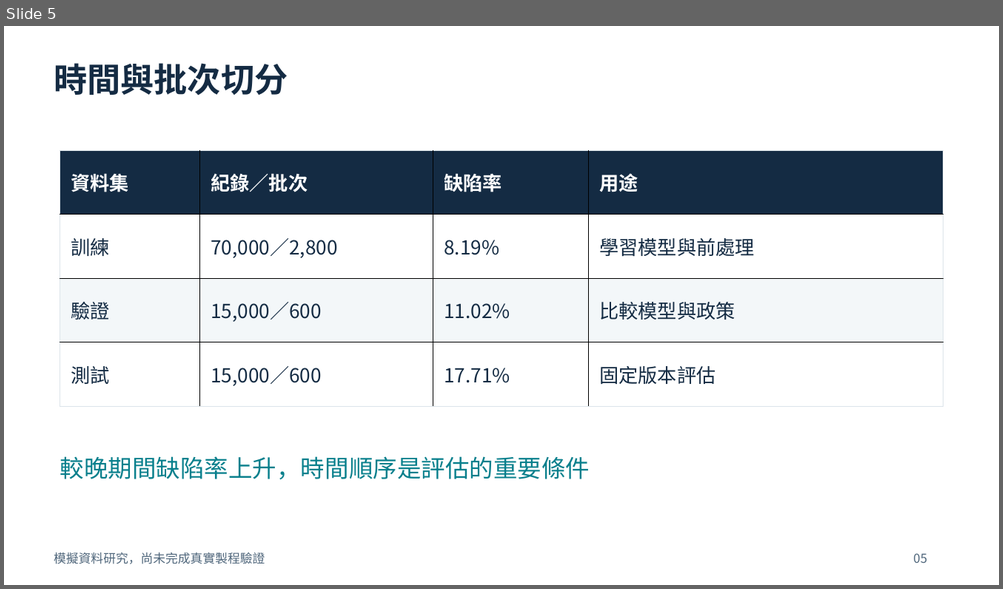
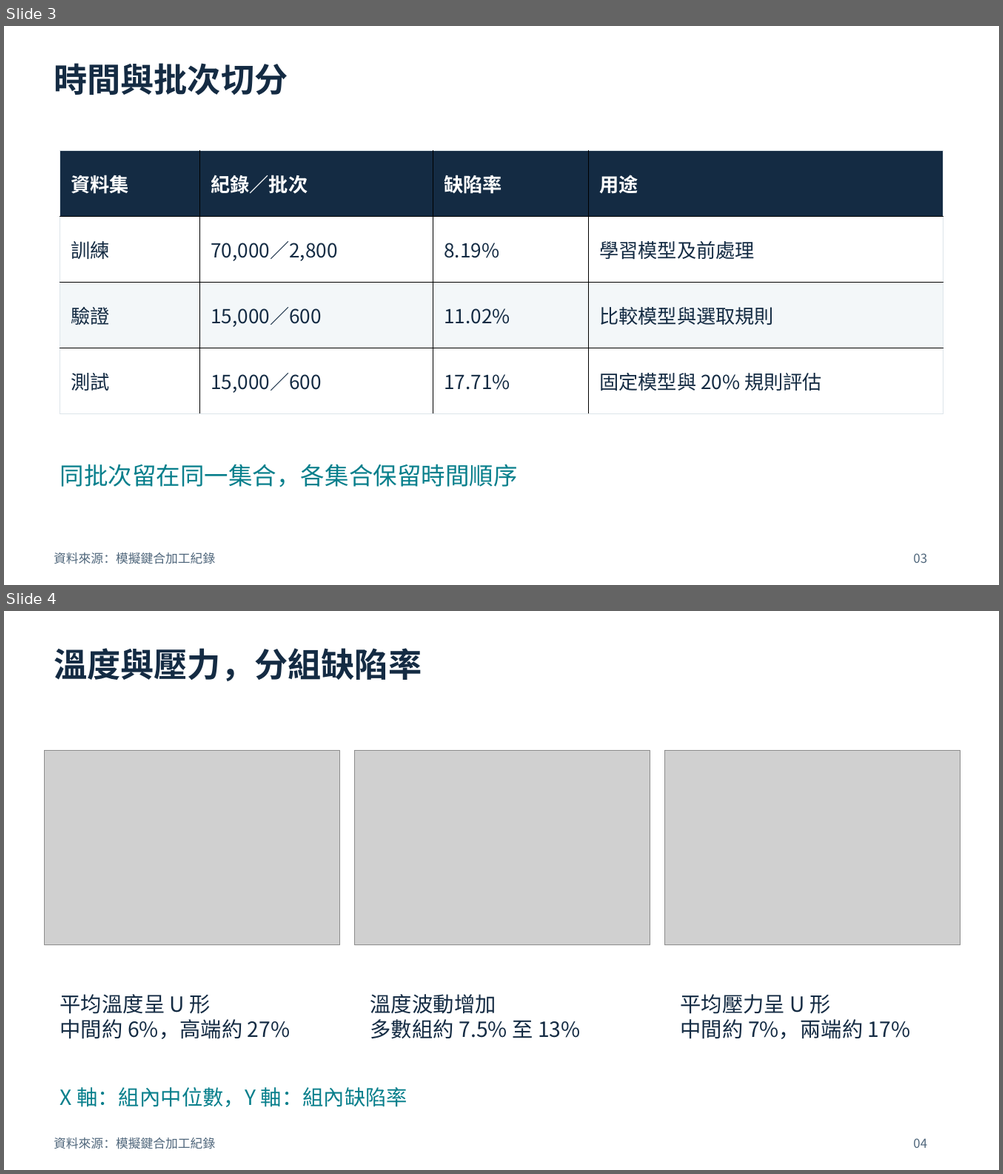
Before and after one commit to chelsietao/soic-bonding-quality-risk-prediction, a slide deck: presentations/SoIC_Process_Engineer_Briefing_ZH.pptx. Shown one above the other, each under a label of ours: slide 5 before the commit, slides 3 and 4 after it. The pictures are 1003x589 and 1003x1174 pixels, drawn with LibreOffice and Linux fonts; fonts in the diff are those of the drawing; grey boxes stand for pictures. Boxes give left, top, right and bottom in pixels: in the first picture for what was removed or moved away, otherwise in the second. Text is boxed around its words. In the diff, an @@ line names an element or a change of style, - is before the commit and + after.

Commit message:
Include every Colab figure and expand concrete analysis in bilingual docs and deck

```diff
--- a/presentations/SoIC_Process_Engineer_Briefing_ZH.pptx
+++ b/presentations/SoIC_Process_Engineer_Briefing_ZH.pptx
@@ slide 4 added at <box>4,611,999,1170</box>, background #FFFFFF @@
@@ text added at <box>54,648,421,681</box>, 32.2 pt, text #142B43, bold @@
+溫度與壓力，分組缺陷率
@@ picture added at <box>44,751,340,945</box> @@
@@ picture added at <box>355,751,650,945</box> @@
@@ picture added at <box>664,751,960,945</box> @@
@@ text added at <box>60,994,290,1039</box>, 20.2 pt, text #142B43 @@
+平均溫度呈 U 形
+中間約 6%，高端約 27%
@@ text added at <box>370,994,580,1039</box>, 20.2 pt, text #142B43 @@
+溫度波動增加
+多數組約 7.5% 至 13%
@@ text added at <box>680,994,910,1039</box>, 20.2 pt, text #142B43 @@
+平均壓力呈 U 形
+中間約 7%，兩端約 17%
@@ text added at <box>60,1088,408,1108</box>, 20.2 pt, text #087F8C @@
+X 軸：組內中位數，Y 軸：組內缺陷率
@@ text added at <box>54,1138,215,1150</box>, 12 pt, text #50677C @@
+資料來源：模擬鍵合加工紀錄
@@ text added at <box>913,1139,927,1148</box>, 12 pt, text #50677C @@
+04
@@ what was slide 5 is now slide 3 @@
@@ slide 3 changed as well @@
@@ table at <box>60,150,942,414</box> @@
-row 2, column 4: 學習模型與前處理
+row 2, column 4: 學習模型及前處理
-row 3, column 4: 比較模型與政策
+row 3, column 4: 比較模型與選取規則
-row 4, column 4: 固定版本評估
+row 4, column 4: 固定模型與 20% 規則評估
@@ text at <box>60,464,518,488</box>: text changed @@
-較晚期間缺陷率上升，時間順序是評估的重要條件
+同批次留在同一集合，各集合保留時間順序
@@ text at <box>54,553,215,565</box>: text changed @@
-模擬資料研究，尚未完成真實製程驗證
+資料來源：模擬鍵合加工紀錄
@@ text at <box>913,554,927,563</box>: text changed @@
-05
+03
```
Also in this commit, not shown: 3 other slides changed, 19 other slides added, 16 slides removed, 13 other files.
